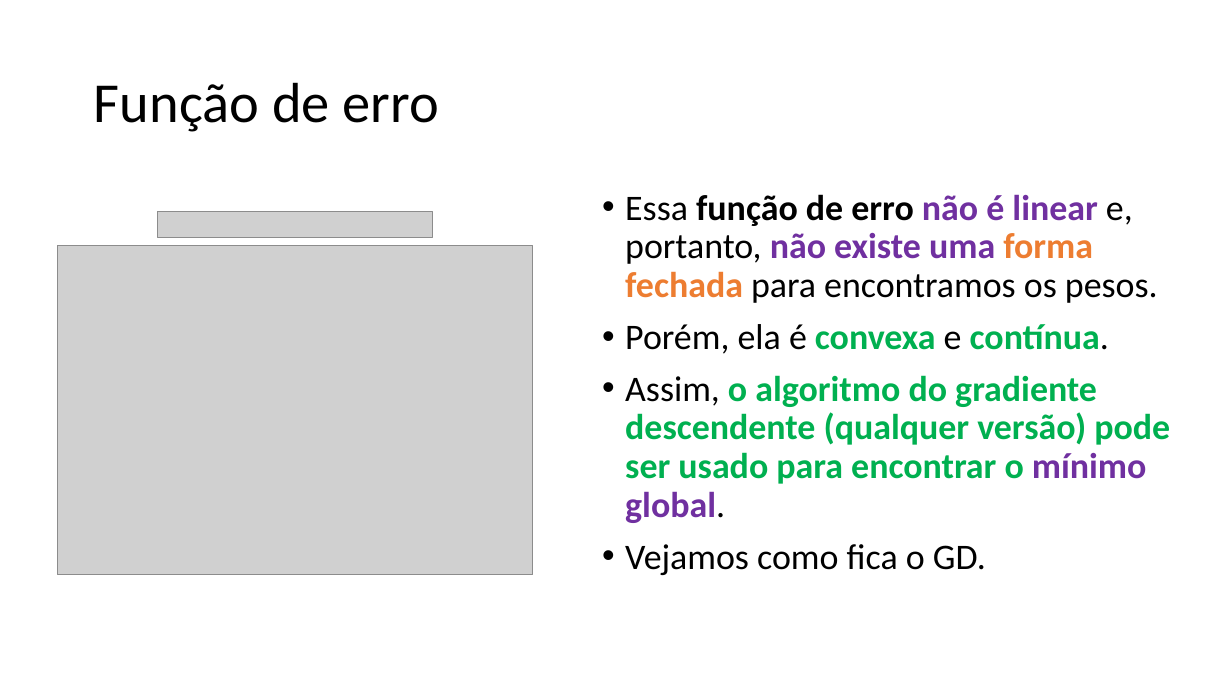
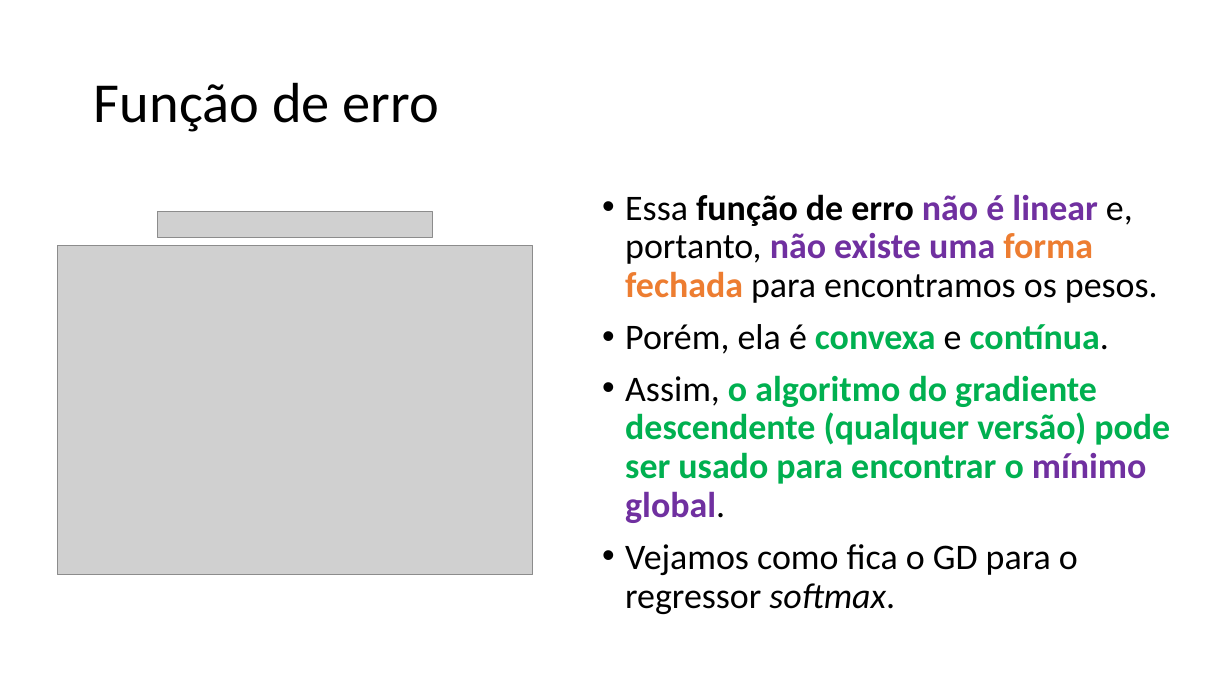
Before and after one commit to zz4fap/c24_inteligencia_artificial, a slide deck: slide 15 of slides/C24_Regressor_Softmax.pptx. Drawn at 1232x693 pixels with LibreOffice and Linux fonts; fonts in the diff are those of the drawing; grey boxes stand for pictures. Boxes give left, top, right and bottom in pixels: in the first picture for what was removed or moved away, otherwise in the second. Text is boxed around its words. In the diff, an @@ line names an element or a change of style, - is before the commit and + after.

Commit message:
new slides

```diff
--- a/slides/C24_Regressor_Softmax.pptx
+++ b/slides/C24_Regressor_Softmax.pptx
@@ text at box(625, 544, 1078, 614): text changed @@
-• Vejamos como fica o GD.
+• Vejamos como fica o GD para o regressor softmax.
```
